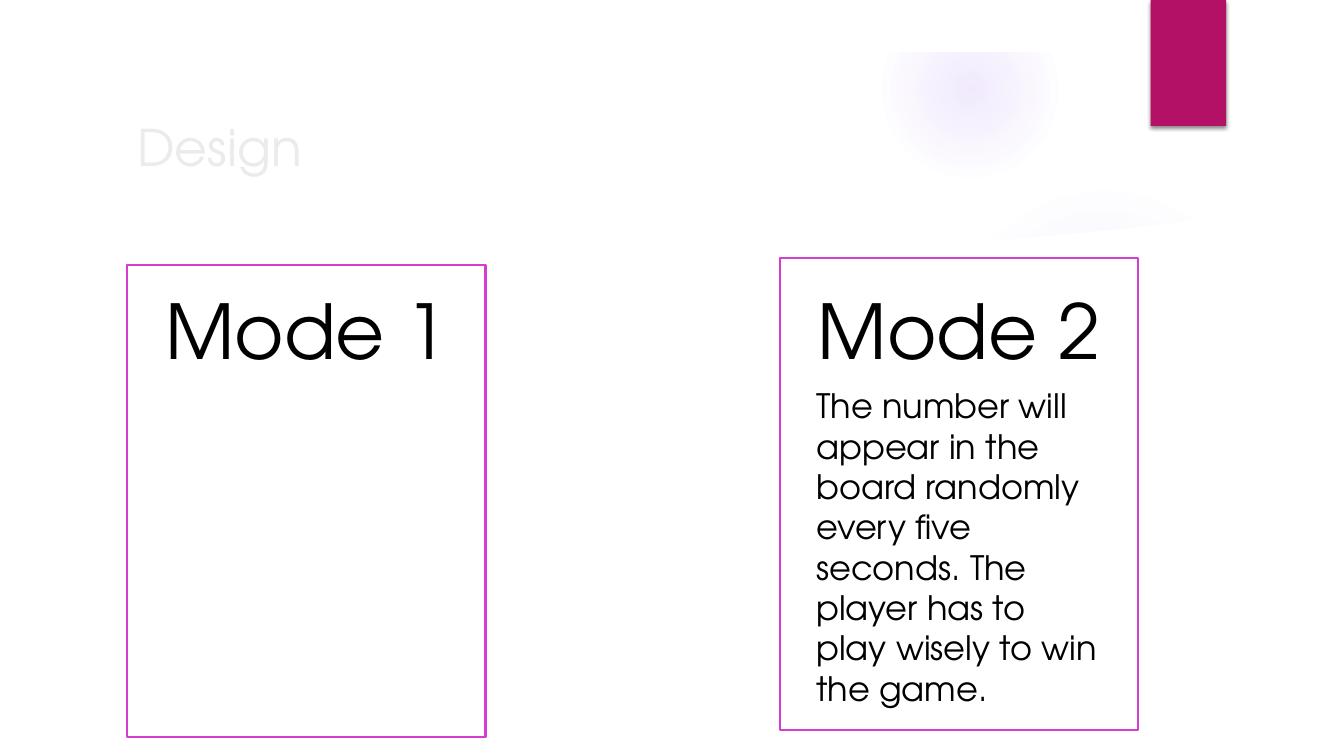
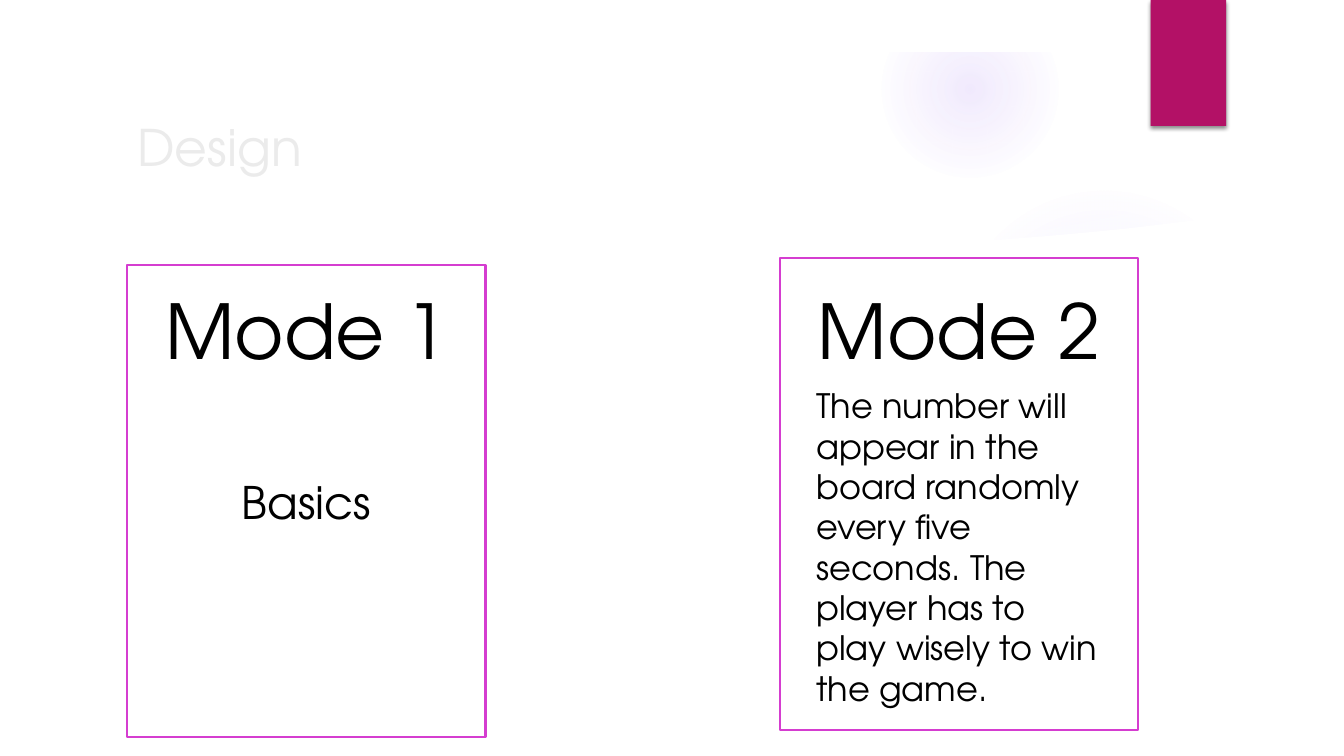
Before and after one commit to mailonggit/project-game-2048, a slide deck: slide 8 of GROUP PROJECT.pptx (slide 7 before the commit). Drawn at 1344x756 pixels with LibreOffice and Linux fonts; fonts in the diff are those of the drawing; background and template pictures are left out. Boxes give left, top, right and bottom in pixels: in the first picture for what was removed or moved away, otherwise in the second. Text is boxed around its words. In the diff, an @@ line names an element or a change of style, - is before the commit and + after.

Commit message:
Update powerpoint

```diff
--- a/GROUP PROJECT.pptx
+++ b/GROUP PROJECT.pptx
@@ text in rectangle at [242,486,371,520]: text added @@
+Basics
```
Also in this commit, not shown: 1 slide added.
